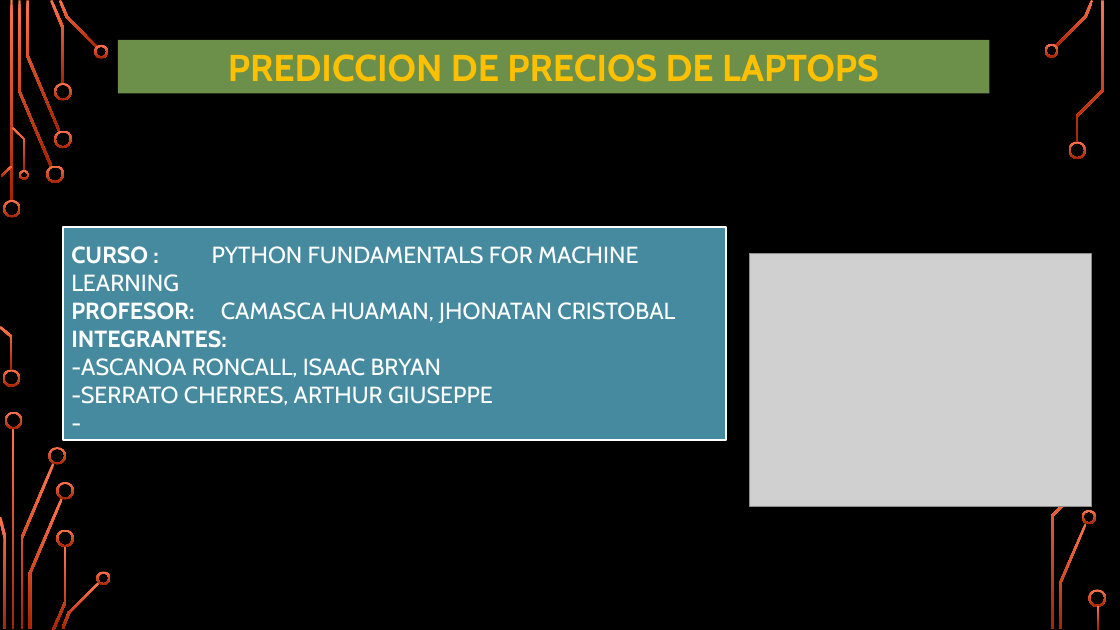
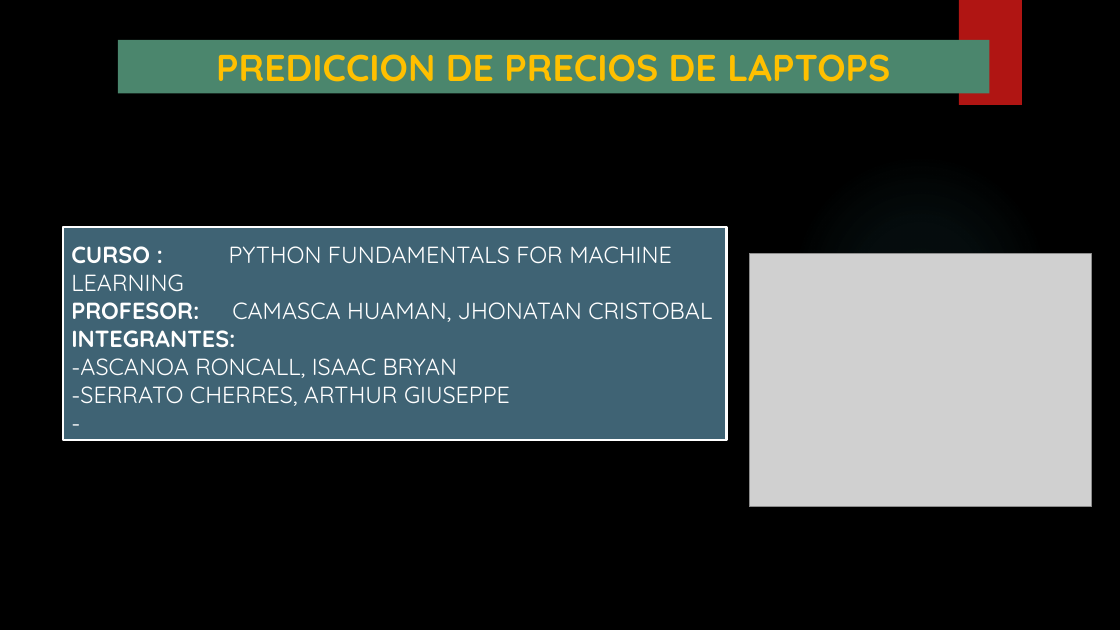
Before and after one commit to Isaac244/Proyecto_Machine_Learning, a slide deck: slide 1 of PROYECTO-MACHINE-LEARNING.pptx. Drawn at 1120x630 pixels with LibreOffice and Linux fonts; fonts in the diff are those of the drawing; grey boxes stand for pictures; background and template pictures are left out. Boxes give left, top, right and bottom in pixels: in the first picture for what was removed or moved away, otherwise in the second. Text is boxed around its words. In the diff, an @@ line names an element or a change of style, - is before the commit and + after.

```diff
--- a/PROYECTO-MACHINE-LEARNING.pptx
+++ b/PROYECTO-MACHINE-LEARNING.pptx
@@ rectangle added at (x1=959, y1=0, x2=1022, y2=105), fill #B01513 @@
@@ rectangle "PREDICCION DE PRECIOS DE LAPTOPS" at (x1=118, y1=39, x2=990, y2=93): font Cabin to Quicksand; fill #6C8F4A to #4B866D @@
@@ text "CURSO : PYTHON FUNDAMENTALS FOR ..." at (x1=71, y1=246, x2=712, y2=406): font Cabin to Quicksand @@
@@ rectangle at (x1=63, y1=227, x2=727, y2=439): fill #468AA0 to #3F6373; outline #FFFFFF 1.75 pt to #FFFFFF 2.25 pt @@
@@ group removed at (x1=0, y1=0, x2=1107, y2=630): 32 freeform shapes, 3 rectangles @@
```
Also in this commit, not shown: 7 other slides changed, 4 slides added, 4 slides removed, 1 other file.
